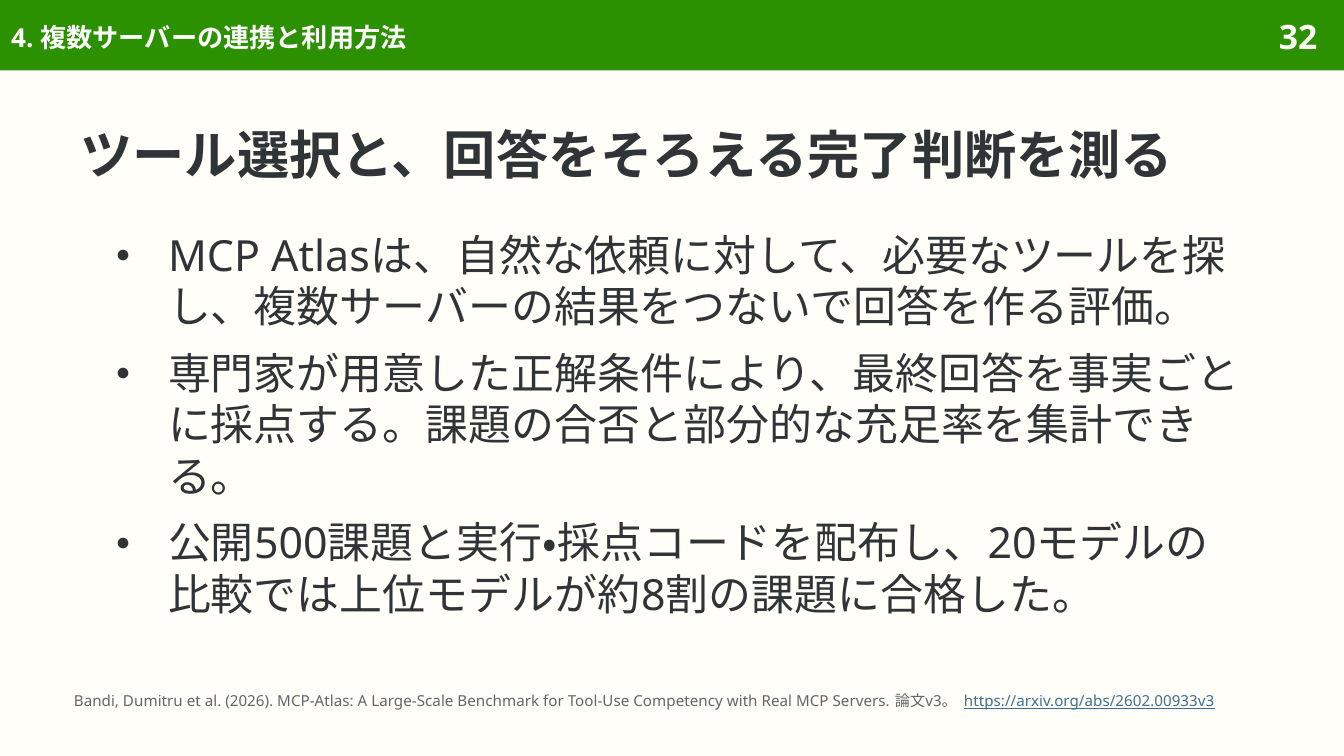
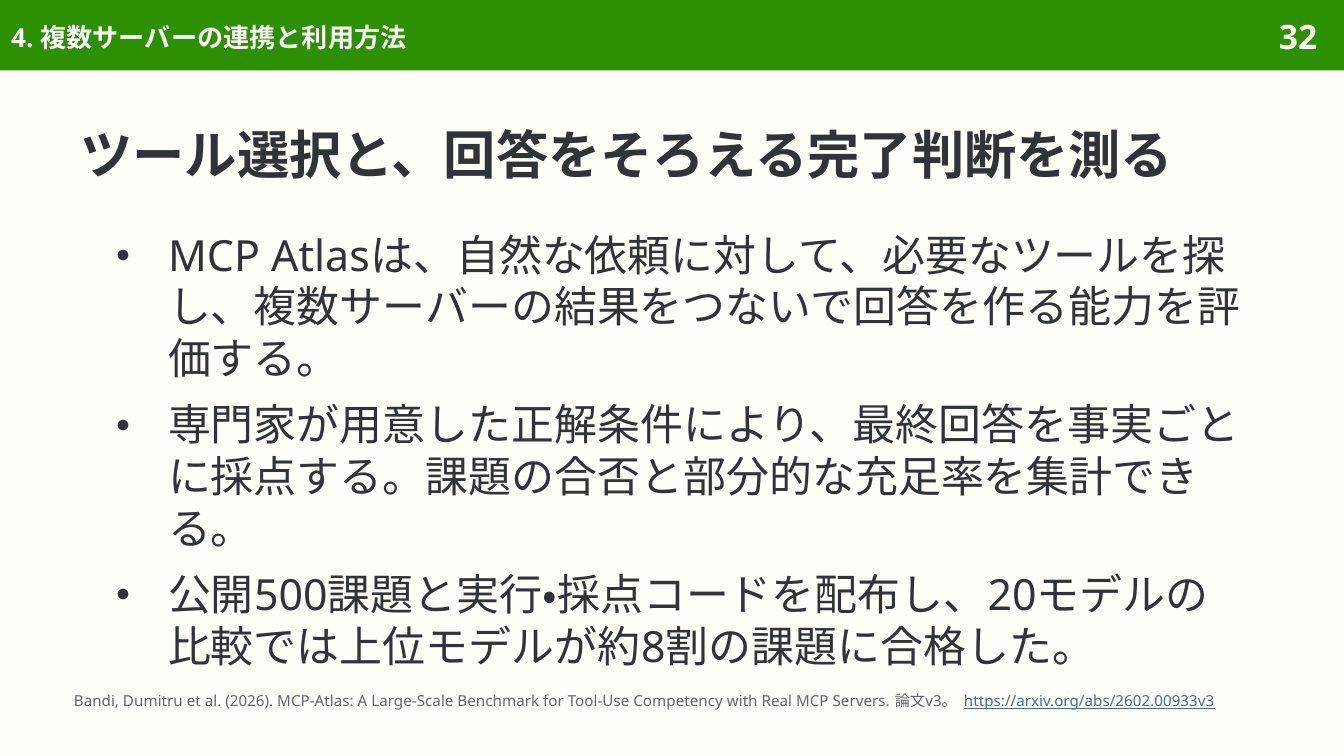
Before and after one commit to sasakiy84/datasets-in-10-minutes, a slide deck: slide 32 of slides/datasets-in-10-minutes-mcp-atlas.pptx. Drawn at 1344x756 pixels with LibreOffice and Linux fonts; fonts in the diff are those of the drawing. Boxes give left, top, right and bottom in pixels: in the first picture for what was removed or moved away, otherwise in the second. Text is boxed around its words. In the diff, an @@ line names an element or a change of style, - is before the commit and + after.

```diff
--- a/slides/datasets-in-10-minutes-mcp-atlas.pptx
+++ b/slides/datasets-in-10-minutes-mcp-atlas.pptx
@@ text at [168, 234, 1240, 378]: text changed @@
-● MCP Atlasは、自然な依頼に対して、必要なツールを探し、複数サーバーの結果をつないで回答を作る評価。
+● MCP Atlasは、自然な依頼に対して、必要なツールを探し、複数サーバーの結果をつないで回答を作る能力を評価する。
```
Also in this commit, not shown: 22 other slides changed, 7 other files.
